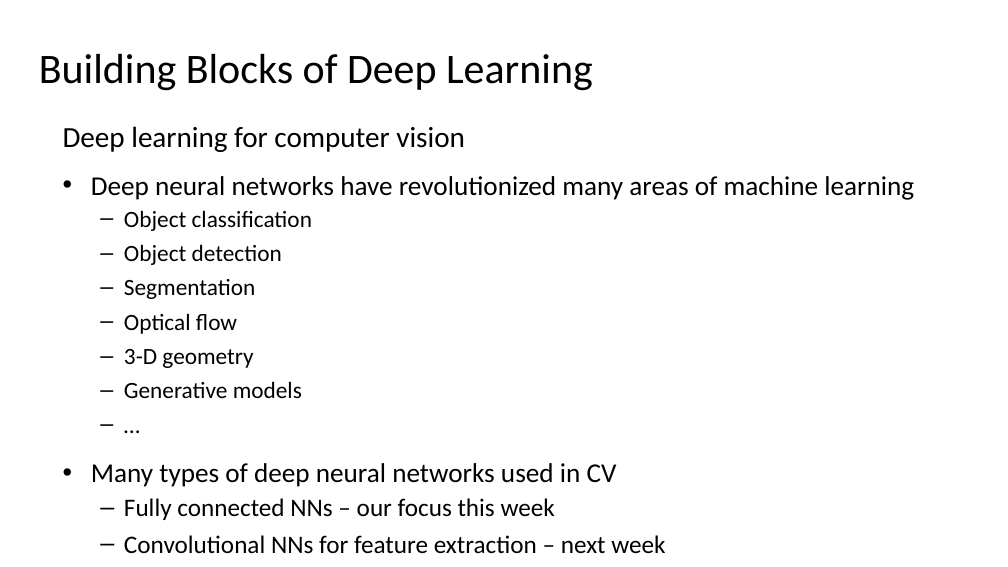
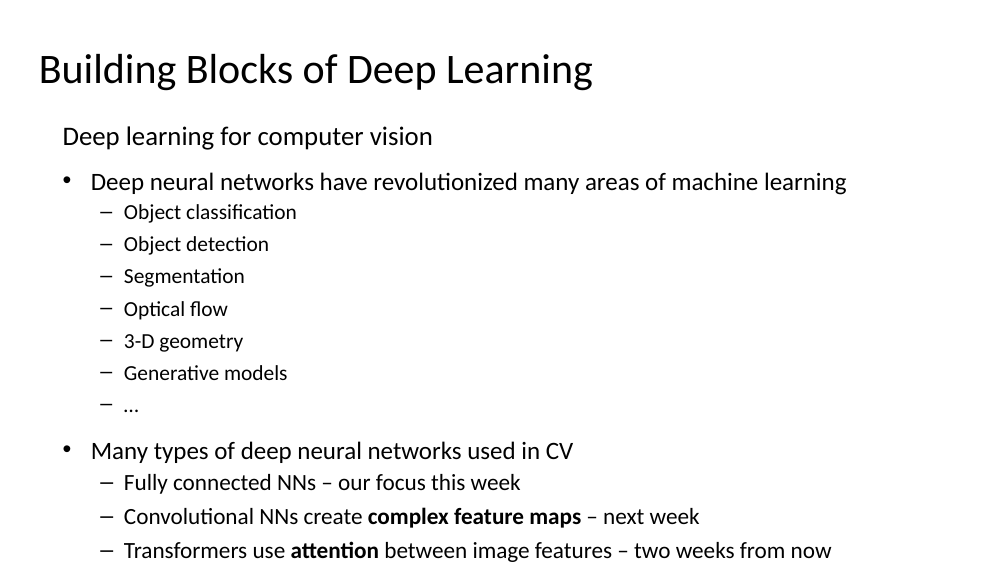
Before and after one commit to StephenElston/CSCI-E25, a slide deck: slide 2 of Slides/3_BuildingBlocksOfDeepLearning.pptx. Drawn at 1008x567 pixels with LibreOffice and Linux fonts; fonts in the diff are those of the drawing. Boxes give left, top, right and bottom in pixels: in the first picture for what was removed or moved away, otherwise in the second. Text is boxed around its words. In the diff, an @@ line names an element or a change of style, - is before the commit and + after.

```diff
--- a/Slides/3_BuildingBlocksOfDeepLearning.pptx
+++ b/Slides/3_BuildingBlocksOfDeepLearning.pptx
@@ text at <box>63,126,847,494</box>: size 27.8 to 25.5 pt in "Deep learning for computer vision"; size 25.9 to 23.8 pt in "Deep neural networks have revolutionized many areas ...", "Many types of deep neural networks used ..."; size 22.2 to 20.4 pt in "Object classification", "Object detection", "Segmentation", "Optical flow" and 3 more places; size 24.1 to 22.1 pt in "Fully connected NNs – our focus this ...", "Many others …" @@
@@ text at <box>124,507,786,558</box>: text changed; size 24.1 to 22.1 pt @@
-  – Convolutional NNs for feature extraction – next week
+  – Convolutional NNs create complex feature maps – next week
+  – Transformers use attention between image features – two weeks from now
```
Also in this commit, not shown: 11 other slides changed, 2 slides removed.
